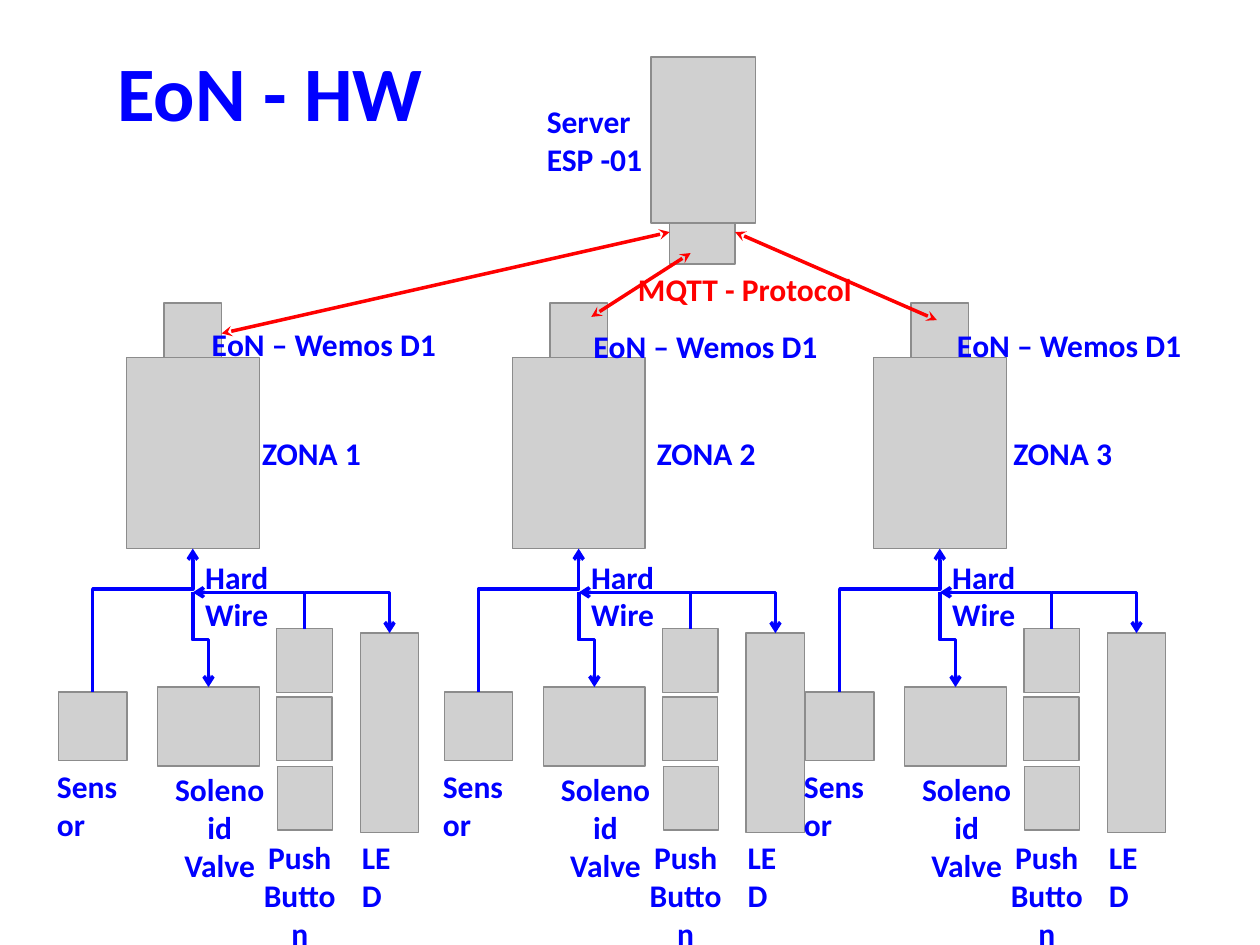
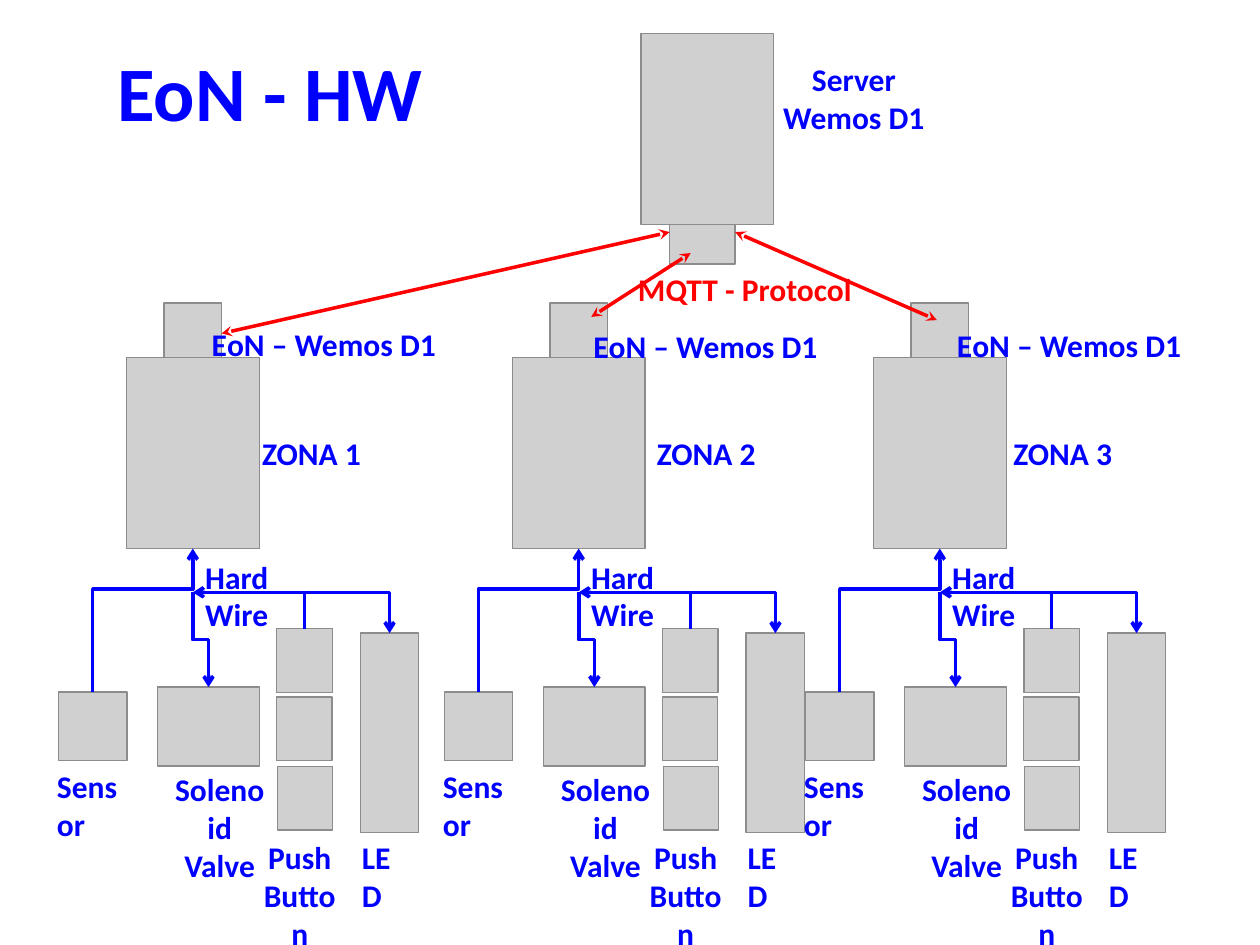
Before and after one commit to slametsampon/WFPS, a slide deck: slide 4 of WlFPS.pptx. Drawn at 1260x945 pixels with LibreOffice and Linux fonts; fonts in the diff are those of the drawing; grey boxes stand for pictures. Boxes give left, top, right and bottom in pixels: in the first picture for what was removed or moved away, otherwise in the second. Text is boxed around its words. In the diff, an @@ line names an element or a change of style, - is before the commit and + after.

```diff
--- a/WlFPS.pptx
+++ b/WlFPS.pptx
@@ picture at box(641, 34, 774, 226): rotation 180 to 0 degrees @@
@@ text added at box(783, 70, 925, 130), 18 pt, text #0000FF, bold @@
+Server
+Wemos D1
@@ text removed at box(547, 112, 643, 172) @@
-Server
-ESP -01
```
Also in this commit, not shown: 3 other slides changed, 7 other files.
